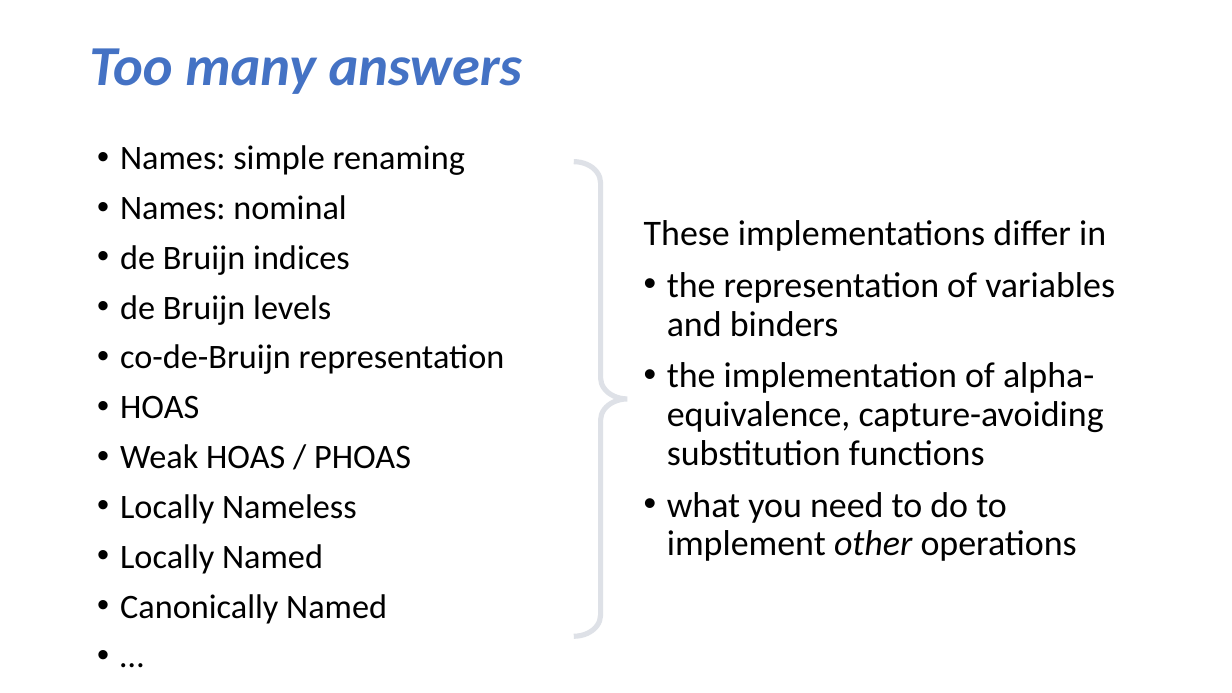
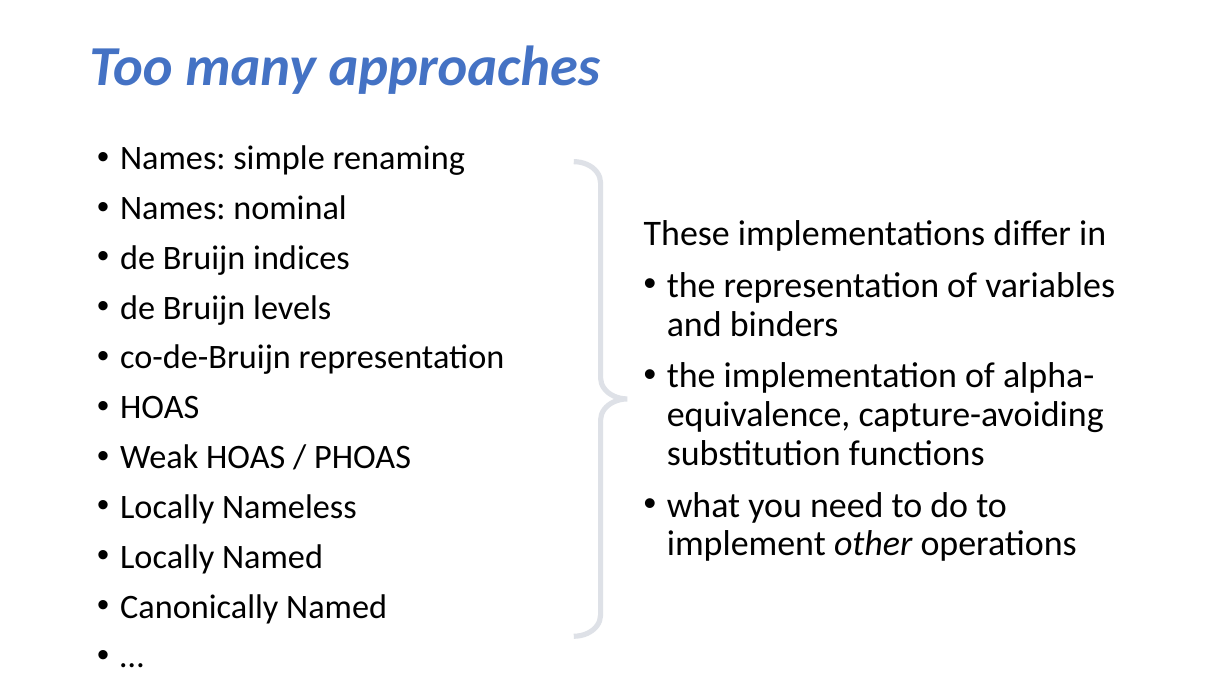
Before and after one commit to sweirich/lambda-n-ways, a slide deck: slide 4 of ifl-2021.pptx. Drawn at 1232x693 pixels with LibreOffice and Linux fonts; fonts in the diff are those of the drawing. Boxes give left, top, right and bottom in pixels: in the first picture for what was removed or moved away, otherwise in the second. Text is boxed around its words. In the diff, an @@ line names an element or a change of style, - is before the commit and + after.

```diff
--- a/ifl-2021.pptx
+++ b/ifl-2021.pptx
@@ title at (89, 45, 601, 94): text changed @@
-Too many answers
+Too many approaches
```
Also in this commit, not shown: 10 other slides changed, 10 other files.
